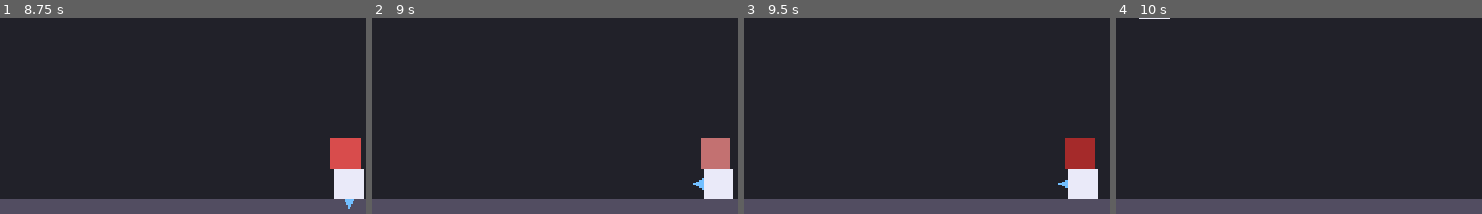
Above: before the commit, frames 1-4 (left to right).
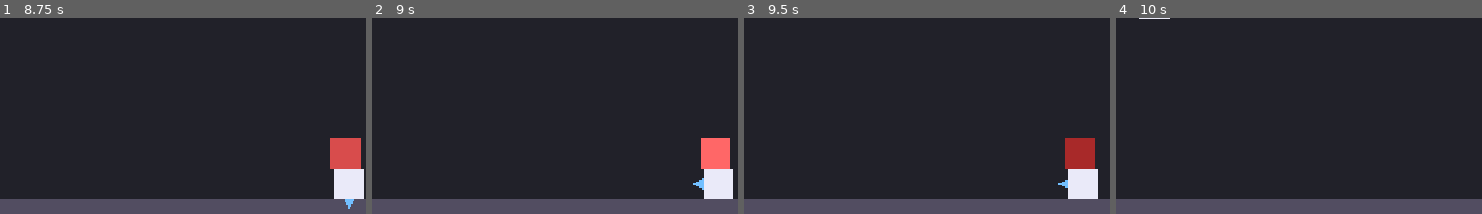
Above: after the commit, the same moments.

Repository: caiooliveira-tech/The-Bag-of-Holding
Game: Godot game, scene res://rooms/room_01.tscn
Same seed, same stepped clock (60 frames per second), same inputs: the game is played once before the commit and once after it.
Inputs:
- Up to frame 1 (8.75 s): tap Enter at 0.5 s; hold D (move_right) 0.53-1.28 s; tap X (attack) every 2.25 s from 0.6 to 7.35 s; hold S (move_down) 1.28-2.03 s; tap Space (dash) every 2.25 s from 1.35 to 8.1 s; hold D (move_right) 2.03-2.78 s; tap C (special) at 2.1, 4.35, 6.6 s; hold W (move_up) 2.78-3.53 s; hold A (move_left) 3.53-5.03 s; hold S (move_down) 5.03-5.78 s; hold D (move_right) 5.78-6.53 s; hold W (move_up) 6.53-7.28 s; hold D (move_right) 7.28-8.03 s; hold S (move_down) from 8.03 s (still down)
- Up to frame 2 (9 s): release S (move_down) at 8.78 s; hold A (move_left) from 8.78 s (still down); tap C (special) at 8.85 s
- Up to frame 3 (9.5 s): keep holding A (move_left)
- Up to frame 4 (10 s): release A (move_left) at 9.53 s; hold W (move_up) from 9.53 s (still down); tap X (attack) at 9.6 s
The pictures show only the part of the screen within x 24-74%, y 50-100%; the shares and areas given below are measured in that part.

Frame 1 is identical in both runs. In frame 2, 1.3% of the frame differs, in the area x 89-98%, y 61-78%; in frame 3, less than 0.1%; in frame 4, nothing differs.

Commit message:
Refactor: all entity visual feedback via modulate on a Node2D Body
Body visuals are now typed as Node2D and every feedback layer (damage
flash, damage tint, freeze tint) multiplies through modulate instead of
Polygon2D.color. Swapping graybox polygons for Sprite2D/AnimatedSprite2D
in Phase 4 becomes a scene-only change (keep the child named Body).

Co-Authored-By: Claude Fable 5 <noreply@anthropic.com>

Diff:
--- a/entities/enemies/enemy.gd
+++ b/entities/enemies/enemy.gd
@@ -12,13 +12,16 @@
 var _attack_timer: float = 0.0
 var _freeze_timer: float = 0.0
 
-@onready var _body_visual: Polygon2D = $Body
+# Typed loosely on purpose: any Node2D visual (Polygon2D graybox today,
+# AnimatedSprite2D in Phase 4) can be dropped in as "Body" with no code change.
+# All feedback goes through `modulate`, which every CanvasItem has.
+@onready var _body_visual: Node2D = $Body
 
 
 func _ready() -> void:
 	add_to_group("enemies")
 	hits_remaining = stats.max_hits
-	_body_visual.color = _base_color()
+	_body_visual.modulate = _damage_tint()
 
 
 func _physics_process(delta: float) -> void:
@@ -74,13 +77,15 @@
 	tween.tween_property(_body_visual, "scale", Vector2.ONE, 0.15)
 
 
-## Darker/more saturated red as the enemy nears its last hit (art-direction.md).
-func _base_color() -> Color:
+## Darker/more saturated as the enemy nears its last hit (art-direction.md).
+## A `modulate` multiplier, so it works the same on graybox and future sprites.
+func _damage_tint() -> Color:
 	var damage_fraction := 1.0 - float(hits_remaining) / float(stats.max_hits)
-	return Color(0.85, 0.3, 0.3).lerp(Color(0.45, 0.03, 0.03), damage_fraction)
+	return Color.WHITE.lerp(Color(0.55, 0.08, 0.08), damage_fraction)
 
 
 func _flash_damage() -> void:
-	_body_visual.color = Color.WHITE
+	# Overbright modulate reads as a white-hot flash even on saturated colors.
+	_body_visual.modulate = Color(3.0, 3.0, 3.0)
 	var tween := create_tween()
-	tween.tween_property(_body_visual, "color", _base_color(), 0.2)
+	tween.tween_property(_body_visual, "modulate", _damage_tint(), 0.2)
--- a/entities/player/player.gd
+++ b/entities/player/player.gd
@@ -22,7 +22,10 @@
 
 @onready var _facing_pivot: Node2D = $FacingPivot
 @onready var _facing_marker: Marker2D = $FacingPivot/FacingMarker
-@onready var _body_visual: Polygon2D = $Body
+# Typed loosely on purpose: any Node2D visual (Polygon2D graybox today,
+# AnimatedSprite2D in Phase 4) can be dropped in as "Body" with no code change.
+# All feedback goes through `modulate`, which every CanvasItem has.
+@onready var _body_visual: Node2D = $Body
 
 
 func _ready() -> void:
Not shown, changed: docs/context/progress-tracker.md
